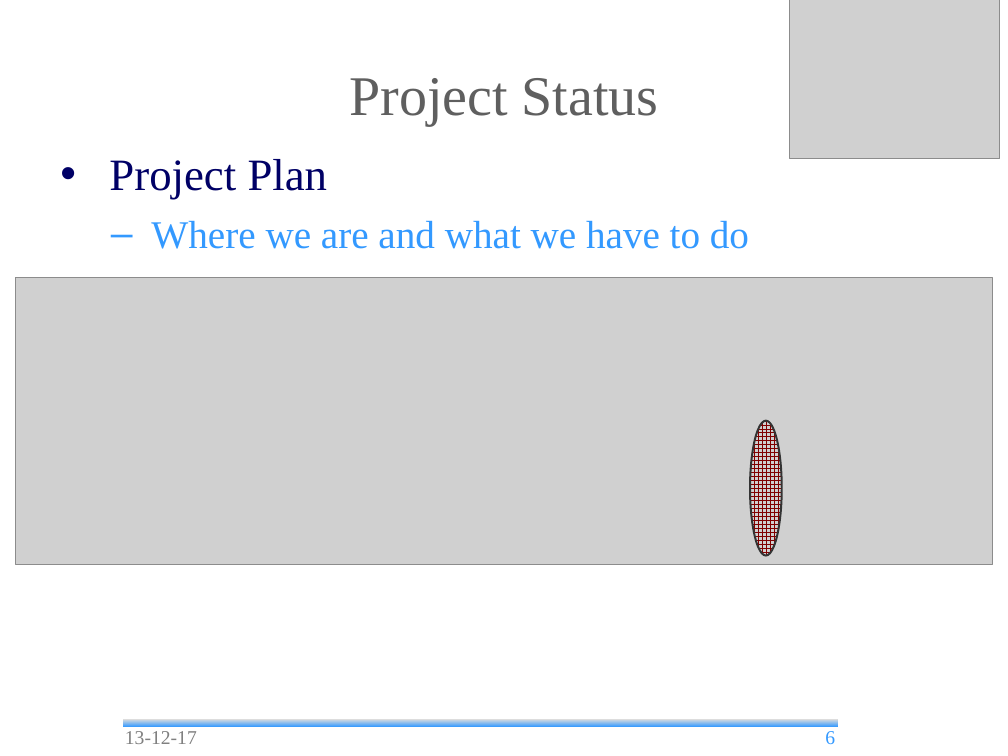
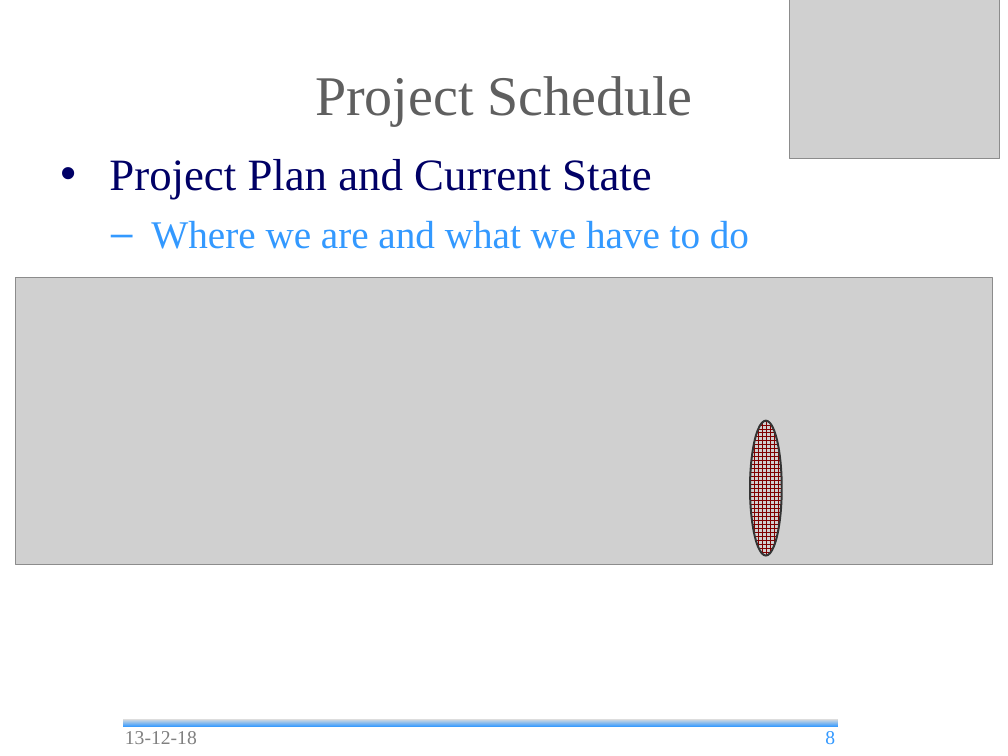
Before and after one commit to andrea-bottoli/DSD, a slide deck: slide 8 of Documentation/Presentations/Beta_Prototype.odp (slide 6 before the commit). Drawn at 1008x756 pixels with LibreOffice and Linux fonts; fonts in the diff are those of the drawing; grey boxes stand for pictures; background and template pictures are left out. Boxes give left, top, right and bottom in pixels: in the first picture for what was removed or moved away, otherwise in the second. Text is boxed around its words. In the diff, an @@ line names an element or a change of style, - is before the commit and + after.

```diff
--- a/Documentation/Presentations/Beta_Prototype.odp
+++ b/Documentation/Presentations/Beta_Prototype.odp
@@ title at [315,76,693,126]: text changed @@
-Project Status
+Project Schedule
@@ text at [109,159,651,200]: text changed @@
-• Project Plan
+• Project Plan and Current State
@@ text at [125,731,197,744]: text changed @@
-13-12-17
+13-12-18
@@ page number at [825,731,835,744]: text changed @@
-6
+8
```
Also in this commit, not shown: 13 other slides changed, 11 slides added, 6 slides removed, 1 other file.
